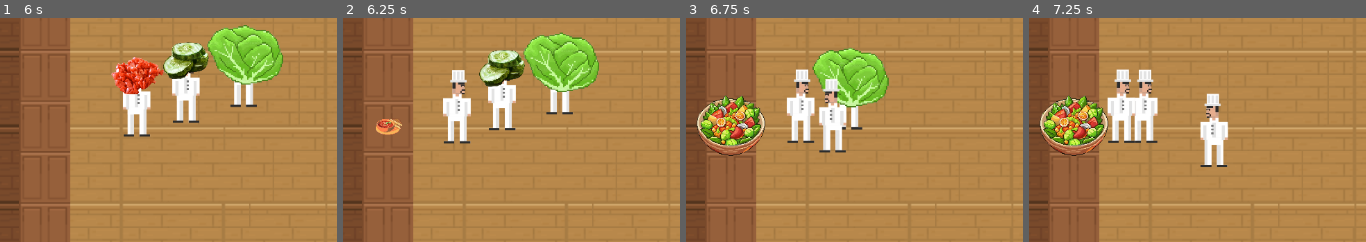
Above: before the commit, frames 1-4 (left to right).
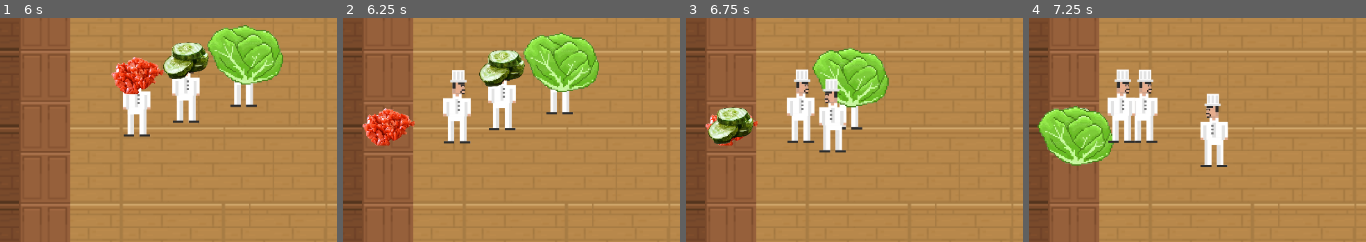
Above: after the commit, the same moments.

Repository: LazImane/OverCooked2D
Game: Godot game, scene res://scenes/game.tscn
Two runs of this game, one before a commit and one after it. Both use one fixed random seed, a clock stepped at 60 frames per second and the inputs below.
Inputs:
- Up to frame 1 (6 s): no input
- Up to frame 2 (6.25 s): no input
- Up to frame 3 (6.75 s): no input
- Up to frame 4 (7.25 s): no input
The pictures show only the part of the screen within x 2-52%, y 26-76%; the shares and areas given below are measured in that part.

Frame 1 is identical in both runs. In frame 2, 1.6% of the frame differs, in the area x 5-22%, y 40-58%; in frame 3, 3.9%; in frame 4, 5.1%, in the area x 2-26%, y 34-67%.

Commit message:
a small change in visuals

Diff:
--- a/scripts/Station.gd
+++ b/scripts/Station.gd
@@ -3,29 +3,22 @@
 @export var station_type: String = "Ingredient"
 signal station_processed(ingredient_name: String, new_status: String)
 
-# Used by the bot / GameManager logic
-var current_item: String = ""  # e.g. "", "tomato", "chopped_tomato", "cooked_tomato"
-@export var spawn_item_when_interacted: String = ""  # fallback if GM not available
-
-# Visuals (node instance of Ingredient.tscn)
-var current_ingredient: Node = null  # visual instance (preferred)
-
-# --- internals ---
+var current_item: String = ""
+@export var spawn_item_when_interacted: String = ""
+
+# For serving station: track all ingredients
+var served_ingredients: Array = []  # Array of ingredient Nodes
 var _gm: Node = null
-var _local_spawn_idx := 0  # local round-robin if GM doesn't expose next_base_item()
+var _local_spawn_idx := 0
 
 func _ready() -> void:
 	add_to_group("stations")
 	_gm = get_tree().get_first_node_in_group("game_manager")
 	update_appearance()
 
-# Optional alias so GameManager can call either name
 func process_item(item: Dictionary) -> String:
 	return process(item)
 
-# ------------------------
-# API used by GameManager (non-visual processing)
-# ------------------------
 func process(ingredient: Dictionary) -> String:
 	var ingredient_name: String = ingredient.get("name", "unknown")
 	var prev: String = ingredient.get("status", "raw")
@@ -60,125 +53,69 @@
 	emit_signal("station_processed", ingredient_name, new_status)
 	return new_status
 
-# ------------------------
-# API used by Bot / player input
-# ------------------------
 func interact() -> void:
-	# For ingredient station: spawn (node) if empty
 	if station_type == "Ingredient":
-		if current_ingredient == null and current_item == "":
-			var gm = _ensure_gm()
-			if gm and gm.has_method("spawn_ingredient"):
-				var inst = gm.spawn_ingredient(current_item, get_parent())  # Use current_item type
-				if inst:
-					_place_visual_on_station(inst)
-					# sync string type if available
-					if inst.has_method("get_type"):
-						current_item = inst.get_type()
-					elif "type" in inst:
-						current_item = inst.type
-					else:
-						current_item = String(inst.name)
-					print("[STATION] Spawned ingredient:", current_item, "at", name)
-					update_appearance()
-		return
-
-	# For transform stations: apply stage to what's on the station
-	if station_type in ["Chopping", "Cooking", "Serving"]:
-		# If there is a visual node on the station, prefer to transform it
-		if current_ingredient != null and is_instance_valid(current_ingredient):
-			if current_ingredient.has_method("apply_stage"):
-				current_ingredient.apply_stage(station_type)
-				# sync string type to remain compatible
-				if current_ingredient.has_method("get_type"):
-					current_item = current_ingredient.get_type()
-				elif "type" in current_ingredient:
-					current_item = current_ingredient.type
-				else:
-					current_item = String(current_ingredient.name)
-
+		# Ingredient stations don't use interact for spawning anymore
+		# Bots handle spawning directly
+		return
+
+	if station_type in ["Chopping", "Cooking"]:
+		# Transform the item on the station
+		if has_ingredient():
+			var ing = get_current_ingredient()
+			if ing and ing.has_method("apply_stage"):
+				ing.apply_stage(station_type)
+				if ing.has_method("get_type"):
+					current_item = ing.get_type()
+				elif "type" in ing:
+					current_item = ing.type
 				print("[STATION] Processed at", station_type, "->", current_item)
-
-				# If the station is a Serving station, consume the item
-				if station_type == "Serving":
-					var to_free = current_ingredient
-					current_ingredient = null
-					current_item = ""
-					update_appearance()
-					await get_tree().create_timer(0.5).timeout
-					if is_instance_valid(to_free):
-						to_free.queue_free()
 				update_appearance()
-			else:
-				# no apply_stage supported, fall back to string-only behavior
-				_transform_string_item()
-		else:
-			# no node present: maybe this station uses legacy string field
-			_transform_string_item()
-		return
-
-	# default fallback
-	print("[STATION] interact(): unknown station_type:", station_type)
-	update_appearance()
-
-# ------------------------
-# Transform helper for legacy string-only mode
-# ------------------------
-func _transform_string_item() -> void:
-	if current_item == "":
-		return
-	match station_type:
-		"Chopping":
-			if not current_item.begins_with("chopped_") and not current_item.begins_with("cooked_"):
-				current_item = "chopped_%s" % current_item
-				print("[STATION] Chopped ->", current_item, "on", name)
-		"Cooking":
-			if current_item.begins_with("chopped_"):
-				var base := current_item.substr("chopped_".length())
-				current_item = "cooked_%s" % base
-				print("[STATION] Cooked ->", current_item, "on", name)
-			elif not current_item.begins_with("cooked_"):
-				current_item = "cooked_%s" % current_item
-				print("[STATION] Cooked ->", current_item, "on", name)
-		"Serving":
-			if _can_serve_current_item():
-				print("[STATION] Served:", current_item, "from", name)
-				current_item = ""
-		_:
-			pass
-	update_appearance()
-
-# ------------------------
-# Visual-aware take/place - FIXED VERSION
-# ------------------------
+		return
+
+	if station_type == "Serving":
+		# Serving station: DON'T process individual items
+		# Just acknowledge placement
+		print("[STATION] Item placed on serving station (waiting for recipe completion)")
+		return
+
 func take_item() -> Node:
 	"""Remove and return the ingredient node"""
-	if current_ingredient != null and is_instance_valid(current_ingredient):
-		var item = current_ingredient
-		current_ingredient = null
+	# For serving station, don't allow taking items back
+	if station_type == "Serving":
+		print("[STATION] Cannot take items from serving station")
+		return null
+
+	var ing = get_current_ingredient()
+	if ing and is_instance_valid(ing):
+		# Remove from our tracking
+		_remove_ingredient(ing)
 		current_item = ""
 
-		# Remove from station's children
-		if item.get_parent() == self:
-			remove_child(item)
-
-		print("[STATION] take_item() ->", item.name, "from", name)
+		print("[STATION] take_item() ->", ing.name, "from", name)
 		update_appearance()
-		return item
+		return ing
 
 	print("[STATION] take_item() -> null (nothing to take) from", name)
 	return null
 
 func place_item(it) -> bool:
-	# it can be Node or String
-	if current_ingredient == null and current_item == "":
-		if it == null:
-			return false
-
-		# Node: reparent and set
+	"""Place an ingredient on this station"""
+	if it == null:
+		return false
+
+	# Serving station: accumulate ingredients
+	if station_type == "Serving":
 		if typeof(it) == TYPE_OBJECT and it is Node:
-			_place_visual_on_station(it)
-			# sync string if possible
+			_add_ingredient_to_serving(it)
+			print("[STATION] 🍽️ Added to serving station:", it.name, "(total: %d)" % served_ingredients.size())
+			return true
+		return false
+
+	# Other stations: only hold one item
+	if not has_ingredient():
+		if typeof(it) == TYPE_OBJECT and it is Node:
+			_add_ingredient(it)
 			if it.has_method("get_type"):
 				current_item = it.get_type()
 			elif "type" in it:
@@ -188,65 +125,138 @@
 			update_appearance()
 			print("[STATION] place_item(node:", current_item, ") on", name)
 			return true
-
-		# String: spawn a visual via GM if possible
 		else:
+			# String placement (legacy)
 			var gm = _ensure_gm()
 			if gm and gm.has_method("spawn_ingredient"):
 				var node = gm.spawn_ingredient(String(it), get_parent())
 				if node:
-					_place_visual_on_station(node)
+					_add_ingredient(node)
 					current_item = String(it)
 					update_appearance()
 					print("[STATION] place_item(string->node:", current_item, ") on", name)
 					return true
-			# fallback to legacy string-only placement
 			current_item = String(it)
 			update_appearance()
-			print("[STATION] place_item(string:", current_item, ") on", name)
 			return true
 
 	print("[STATION] place_item() FAILED - station occupied at", name)
 	return false
 
-# ------------------------
-# Appearance and helpers
-# ------------------------
+func has_ingredient() -> bool:
+	"""Check if station has any ingredients"""
+	if station_type == "Serving":
+		return served_ingredients.size() > 0
+	return get_current_ingredient() != null
+
+func get_current_ingredient() -> Node:
+	"""Get the first/main ingredient on this station"""
+	if station_type == "Serving":
+		return served_ingredients[0] if served_ingredients.size() > 0 else null
+
+	# For other stations, check children for ingredient nodes
+	for child in get_children():
+		if child.has_method("get_type") or "type" in child:
+			return child
+	return null
+
+func _add_ingredient(ing: Node) -> void:
+	"""Add an ingredient node to this station (non-serving)"""
+	if ing.get_parent():
+		ing.get_parent().remove_child(ing)
+	add_child(ing)
+	ing.position = Vector2.ZERO
+	if ing.has_method("drop_at"):
+		ing.drop_at(self)
+
+func _add_ingredient_to_serving(ing: Node) -> void:
+	"""Add an ingredient to the serving station (accumulates)"""
+	if ing.get_parent():
+		ing.get_parent().remove_child(ing)
+	add_child(ing)
+
+	# Arrange ingredients in a row or grid
+	var idx = served_ingredients.size()
+	var offset_x = (idx % 3) * 20 - 20  # 3 items per row, centered
+	var offset_y = int(idx / 3) * 20 - 10
+	ing.position = Vector2(offset_x, offset_y)
+
+	served_ingredients.append(ing)
+
+	if ing.has_method("drop_at"):
+		ing.drop_at(self)
+
+	_check_recipe_completion()
+
+func _remove_ingredient(ing: Node) -> void:
+	"""Remove an ingredient from tracking"""
+	if station_type == "Serving":
+		served_ingredients.erase(ing)
+
+	if ing.get_parent() == self:
+		remove_child(ing)
+
+func _check_recipe_completion() -> void:
+	"""Check if the recipe is complete and trigger serving animation"""
+	if station_type != "Serving":
+		return
+
+	var gm = _ensure_gm()
+	if not gm:
+		return
+
+	# Get recipe requirements
+	var recipe_id = gm.current_recipe_id if "current_recipe_id" in gm else "demo_salad"
+	var required_ingredients = []
+
+	if gm.has_method("get_recipe_ingredients"):
+		required_ingredients = gm.get_recipe_ingredients(recipe_id)
+
+	# Check if we have all required ingredients
+	if served_ingredients.size() >= required_ingredients.size() and required_ingredients.size() > 0:
+		print("[STATION] 🎉 Recipe complete! Serving %d ingredients..." % served_ingredients.size())
+		_serve_complete_dish()
+
+func _serve_complete_dish() -> void:
+	"""Animate all ingredients disappearing and notify GameManager"""
+	# Create a tween for smooth animation
+	var tween = create_tween()
+	tween.set_parallel(true)
+
+	for ing in served_ingredients:
+		if is_instance_valid(ing):
+			# Fade out and move up
+			tween.tween_property(ing, "modulate:a", 0.0, 0.8)
+			tween.tween_property(ing, "position", ing.position + Vector2(0, -50), 0.8)
+			tween.tween_property(ing, "scale", Vector2(0.15, 0.15), 0.8)
+
+	# Wait for animation to complete
+	await tween.finished
+
+	# Clean up all ingredients
+	for ing in served_ingredients:
+		if is_instance_valid(ing):
+			ing.queue_free()
+
+	served_ingredients.clear()
+	current_item = ""
+	update_appearance()
+
+	print("[STATION] ✅ Dish served to customer!")
+
 func update_appearance() -> void:
-	# Align the visual ingredient on the station and optionally change station's tint
-	if current_ingredient != null and is_instance_valid(current_ingredient):
-		# ensure the ingredient sits centered on the station
-		if current_ingredient.get_parent() != self:
-			if current_ingredient.get_parent():
-				current_ingredient.get_parent().remove_child(current_ingredient)
-			add_child(current_ingredient)
-		current_ingredient.position = Vector2.ZERO
-		# tint station sprite to show occupied (optional)
-		if has_node("Sprite2D"):
+	# Visual feedback for station occupancy
+	if has_node("Sprite2D"):
+		if has_ingredient():
 			$Sprite2D.modulate = Color(1, 0.95, 0.85)
-	else:
-		# no visual item: reset tint
-		if has_node("Sprite2D"):
-			$Sprite2D.modulate = Color(1,1,1)
-
-func _place_visual_on_station(node: Node) -> void:
-	# helper to reparent and center a visual node on this station
-	if node.get_parent():
-		node.get_parent().remove_child(node)
-	add_child(node)
-	node.position = Vector2.ZERO
-	if node.has_method("drop_at"):
-		node.drop_at(self)
-	current_ingredient = node
+		else:
+			$Sprite2D.modulate = Color(1, 1, 1)
 
 func _ensure_gm() -> Node:
 	if _gm == null:
 		_gm = get_tree().get_first_node_in_group("game_manager")
 	return _gm
 
-# ------------------------
-# existing helpers unchanged
-# ------------------------
 func get_current_item() -> String:
 	return current_item
 
@@ -254,7 +264,7 @@
 	if _gm == null:
 		_gm = get_tree().get_first_node_in_group("game_manager")
 	if _gm == null:
-		push_warning("[STATION] No GameManager found — cannot determine ingredient to spawn.")
+		push_warning("[STATION] No GameManager found – cannot determine ingredient to spawn.")
 		return ""
 
 	if _gm.has_method("next_base_item"):
@@ -283,43 +293,5 @@
 		print("[STATION] Using fallback exported item:", spawn_item_when_interacted)
 		return spawn_item_when_interacted
 
-	push_warning("[STATION] No ingredients available to spawn — returning placeholder 'unknown_item'")
+	push_warning("[STATION] No ingredients available to spawn – returning placeholder 'unknown_item'")
 	return "unknown_item"
-
-func _required_stage_for_serving() -> String:
-	if _gm == null:
-		_gm = get_tree().get_first_node_in_group("game_manager")
-	if _gm == null:
-		return "Unknown"
-
-	var recipes_val = _gm.get("recipes")
-	if typeof(recipes_val) != TYPE_DICTIONARY:
-		return "Unknown"
-
-	var rid_val = _gm.get("current_recipe_id")
-	var rid: String = String(rid_val) if typeof(rid_val) == TYPE_STRING else "demo_salad"
-
-	var rec: Dictionary = (recipes_val.get(rid, Dictionary())) as Dictionary
-	if typeof(rec) != TYPE_DICTIONARY:
-		return "Unknown"
-
-	var flow: Array = (rec.get("flow", Array())) as Array
-	var i: int = flow.rfind("Serving")
-	if i > 0:
-		return String(flow[i - 1])
-	return "Ingredient"
-
-func _can_serve_current_item() -> bool:
-	if current_item == "":
-		return false
-	var req := _required_stage_for_serving()
-	match req:
-		"Chopping":
-			return current_item.begins_with("chopped_") or current_item.find("_chopped") != -1
-		"Cooking":
-			return current_item.begins_with("cooked_") or current_item.find("_cooked") != -1
-		"Ingredient":
-			return not current_item.begins_with("chopped_") and not current_item.begins_with("cooked_")
-		"Unknown":
-			return current_item.begins_with("cooked_") or current_item.begins_with("chopped_")
-	return false
--- a/scripts/bot.gd
+++ b/scripts/bot.gd
@@ -218,21 +218,23 @@
 
 	var station_type: String = flow_steps[current_step]
 
-	# Trigger processing
+	# Serving station: just drop the item and leave (station handles the rest)
+	if station_type == "Serving":
+		# Item was already placed in _place_on_station()
+		# Just notify GameManager and move on
+		if _gm and _gm.has_method("notify_served"):
+			_gm.notify_served(current_ingredient)
+
+		print("[BOT %d] ✅ Placed on serving station: %s" % [bot_id, current_ingredient])
+		carried_item = null
+		carried_item_type = ""
+		current_step += 1
+		_go_to_next_step()
+		return
+
+	# Other stations (Chopping, Cooking): process then take
 	_call_interact(target_station)
 
-	# Serving station finishes the ingredient
-	if station_type == "Serving":
-		if carried_item:
-			carried_item.queue_free()
-			carried_item = null
-			carried_item_type = ""
-		print("[BOT %d] ✅ Served: %s" % [bot_id, current_ingredient])
-		current_step += 1
-		_go_to_next_step()
-		return
-
-	# Other stations: take the processed result
 	var item_node = _take_item_node_from(target_station)
 	if item_node:
 		carried_item = item_node
